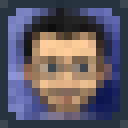
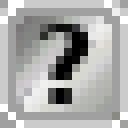
Two versions of the same layered image (w=128, h=128). Layer-by-layer changes:
added layer "Luky?" above "ronoaldo" over [32, 24, 96, 104]
renamed "Camada colada" to "ronoaldo", hid it over [0, 0, 112, 120]
renamed "ronoaldo.png" to "silver", painted on it over [0, 0, 128, 128]
